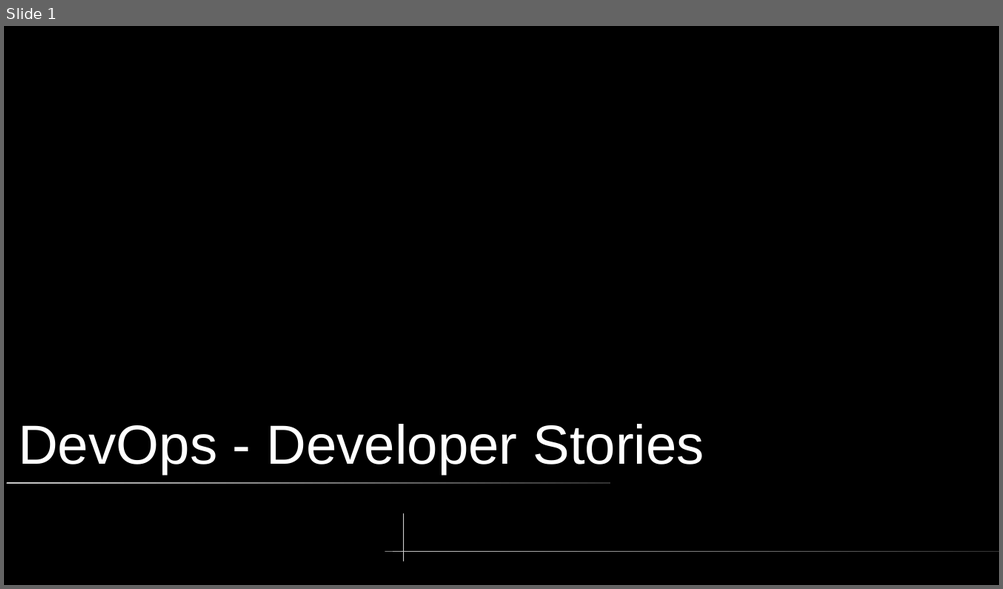
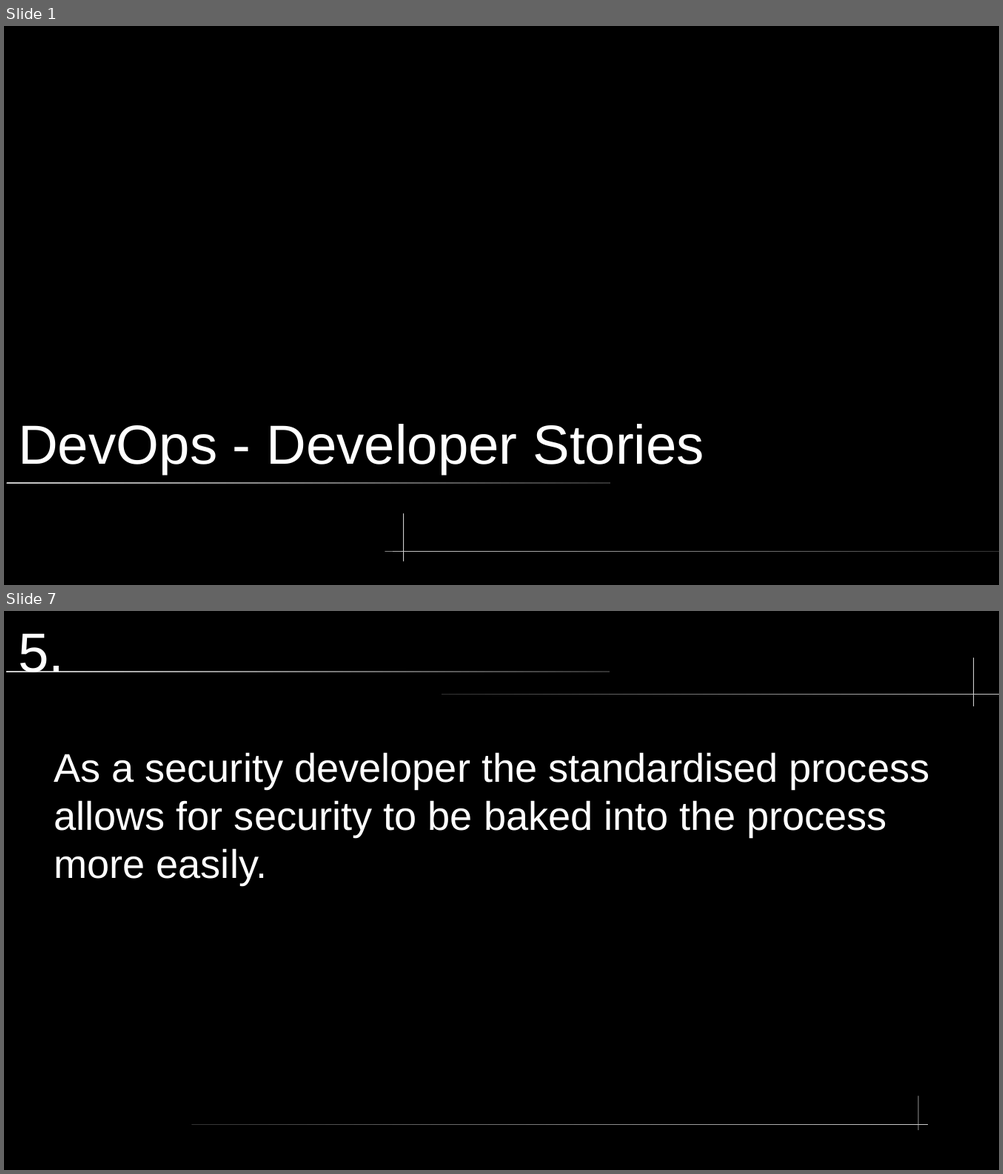
Before and after one commit to somewun/adt-devops, a slide deck: topic-02/Developer Stories.pptx. Shown one above the other, each under a label of ours: slide 1 before the commit, slides 1 and 7 after it; the slides between them are not shown. The pictures are 1003x589 and 1003x1174 pixels, drawn with LibreOffice and Linux fonts; fonts in the diff are those of the drawing. Boxes give left, top, right and bottom in pixels: in the first picture for what was removed or moved away, otherwise in the second. Text is boxed around its words. In the diff, an @@ line names an element or a change of style, - is before the commit and + after.

```diff
--- a/topic-02/Developer Stories.pptx
+++ b/topic-02/Developer Stories.pptx
@@ slide 7 added at [4, 611, 999, 1170], background #000000 @@
@@ title added at [18, 633, 64, 672], 44 pt, text #FFFFFF @@
+5.
@@ rounded rectangle added at [5, 670, 609, 672], fill gradient #CCCCCC to #333333 @@
@@ freeform shape added at [973, 658, 974, 706], fill #CCCCCC @@
@@ rounded rectangle added at [442, 694, 999, 695], fill gradient #333333 to #CCCCCC @@
@@ text added at [54, 752, 930, 885], 32 pt, text #FFFFFF @@
+As a security developer the standardised process allows for security to be baked into the process more easily.
@@ freeform shape added at [918, 1096, 919, 1130], fill #CCCCCC @@
@@ rounded rectangle added at [192, 1125, 928, 1125], fill gradient #333333 to #CCCCCC @@
```
Also in this commit, not shown: 8 other slides added, 8 slides removed, 1 other file.
